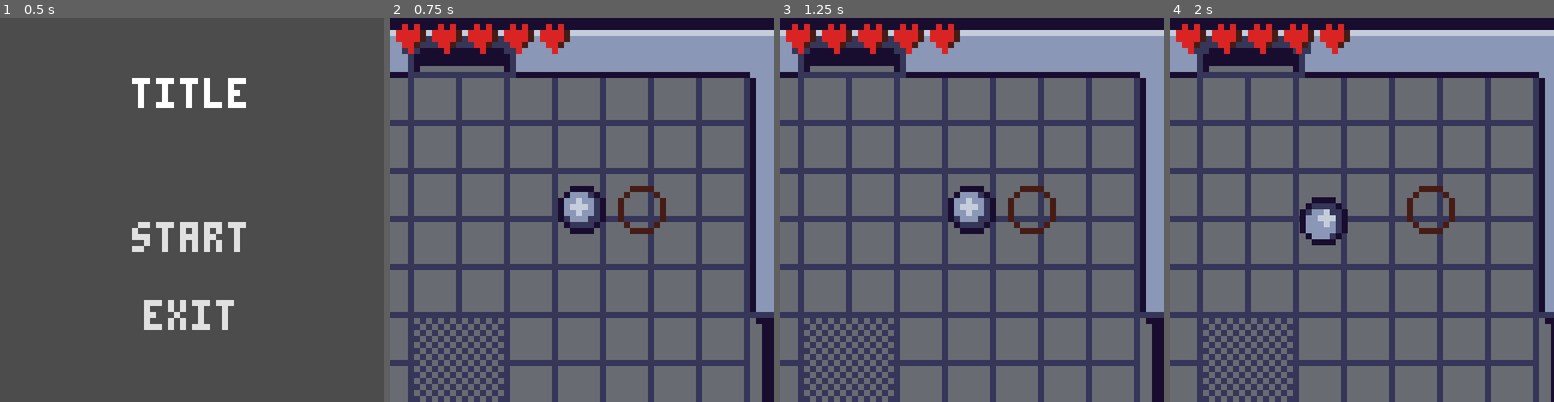
Above: before the commit, frames 1-4 (left to right).
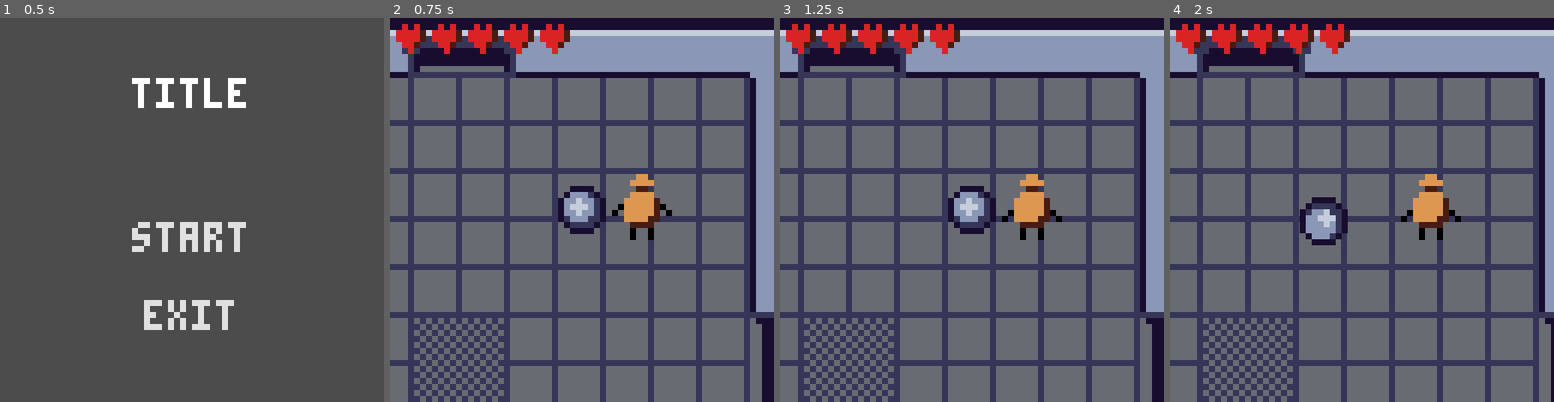
Above: after the commit, the same moments.

Repository: svntax/LowRezJam2020
Game: Godot game, scene res://Main.tscn
Two runs of this game, one before a commit and one after it. Both use one fixed random seed, a clock stepped at 60 frames per second and the inputs below.
Inputs (mouse positions are in pixels of both pictures, inside the frame that each line leads up to):
- Up to frame 1 (0.5 s): no input
- Up to frame 2 (0.75 s): click "START" at 0.5 s
- Up to frame 3 (1.25 s): no input
- Up to frame 4 (2 s): move the mouse to (1446, 190) at 1.27 s; click (1446, 190) at 1.35 s

Frame 1 is identical in both runs. In frame 2, 1.5% of the frame differs, in the area x 57-74%, y 40-58%; in frame 3, 1.5%; in frame 4, 1.5%.

Commit message:
Added basic enemy AI with animations.

Diff:
--- a/Enemies/PoolBallEnemy.gd
+++ b/Enemies/PoolBallEnemy.gd
@@ -1,26 +1,104 @@
 extends KinematicBody2D
 
 const STOP_THRESHOLD = 0.0015
+const WALK_SPEED = 0.1
 onready var damping = 0.95
 onready var velocity : Vector2 = Vector2()
 onready var reflected_velocity : Vector2 = Vector2()
+
+enum States {IDLE, WALK, CHARGE, ROLL}
+onready var state = States.IDLE
+
+onready var roll_sprite = $Roll
+onready var idle_sprite = $Idle
+onready var walk_sprite = $Walk
+onready var animation_player = $AnimationPlayer
+onready var walk_duration_timer = $WalkDurationTImer
+onready var walk_trigger_timer = $WalkTriggerTimer
+
+func _ready():
+	walk_trigger_timer.wait_time = rand_range(1, 4)
+	walk_trigger_timer.start()
+	set_state(States.IDLE)
 
 func _physics_process(_delta):
 	var collision = move_and_collide(velocity + reflected_velocity)
 	if collision:
 		velocity = velocity.bounce(collision.normal)
 
-	velocity *= damping
+	if state == States.ROLL:
+		velocity *= damping
 
 	if velocity.length() <= STOP_THRESHOLD:
 		velocity.x = 0
 		velocity.y = 0
 
+	state_logic()
+
 	if reflected_velocity.length() > 0:
 		reflected_velocity = reflected_velocity.linear_interpolate(Vector2.ZERO, 0.12)
 
+func state_logic():
+	if state == States.IDLE:
+		if velocity.length() > 0:
+			set_state(States.WALK)
+	elif state == States.WALK:
+		if velocity.x == 0 and velocity.y == 0:
+			set_state(States.IDLE)
+	elif state == States.CHARGE:
+		pass
+	elif state == States.ROLL:
+		if velocity.x == 0 and velocity.y == 0:
+			set_state(States.IDLE)
+
+func enter_state(new_state):
+	match new_state:
+		States.IDLE:
+			set_velocity(Vector2.ZERO)
+			if animation_player.current_animation != "idle":
+				animation_player.play("idle", -1, 0.5)
+		States.WALK:
+			if animation_player.current_animation != "walk":
+				animation_player.play("walk")
+			walk_to_random()
+		States.CHARGE:
+			set_velocity(Vector2.ZERO)
+		States.ROLL:
+			animation_player.stop()
+			roll_sprite.show()
+			idle_sprite.hide()
+			walk_sprite.hide()
+
+func exit_state(previous_state):
+	if previous_state == States.ROLL:
+		roll_sprite.hide()
+
+func set_state(new_state):
+	var previous_state = state
+	exit_state(previous_state)
+	state = new_state
+	enter_state(new_state)
+
 func set_velocity(vel : Vector2) -> void:
-	velocity = vel
+	velocity.x = vel.x
+	velocity.y = vel.y
 
 func knockback(impulse : Vector2) -> void:
 	velocity += impulse
+	set_state(States.ROLL)
+
+func walk_to_random():
+	var angle = rand_range(0, 2 * PI)
+	var dir = Vector2(WALK_SPEED, 0).rotated(angle)
+	set_velocity(dir)
+	walk_duration_timer.wait_time = rand_range(0.5, 2)
+	walk_duration_timer.start()
+
+func _on_WalkTriggerTimer_timeout():
+	if state == States.IDLE:
+		set_state(States.WALK)
+	walk_trigger_timer.start()
+
+func _on_WalkDurationTImer_timeout():
+	if state == States.WALK:
+		set_state(States.IDLE)
--- a/Enemies/PoolBallEnemy.tscn
+++ b/Enemies/PoolBallEnemy.tscn
@@ -1,10 +1,109 @@
-[gd_scene load_steps=4 format=2]
+[gd_scene load_steps=9 format=2]
 
-[ext_resource path="res://Enemies/poolball_outline.png" type="Texture" id=1]
+[ext_resource path="res://Enemies/enemy_basic_roll.png" type="Texture" id=1]
+[ext_resource path="res://Enemies/enemy_basic.png" type="Texture" id=2]
 [ext_resource path="res://Enemies/PoolBallEnemy.gd" type="Script" id=3]
+[ext_resource path="res://Enemies/enemy_basic_walk.png" type="Texture" id=4]
 
 [sub_resource type="CircleShape2D" id=1]
-radius = 4.0
+radius = 3.5
+
+[sub_resource type="Animation" id=2]
+resource_name = "idle"
+length = 0.4
+loop = true
+tracks/0/type = "value"
+tracks/0/path = NodePath("Idle:visible")
+tracks/0/interp = 1
+tracks/0/loop_wrap = true
+tracks/0/imported = false
+tracks/0/enabled = true
+tracks/0/keys = {
+"times": PoolRealArray( 0 ),
+"transitions": PoolRealArray( 1 ),
+"update": 1,
+"values": [ true ]
+}
+tracks/1/type = "value"
+tracks/1/path = NodePath("Walk:visible")
+tracks/1/interp = 1
+tracks/1/loop_wrap = true
+tracks/1/imported = false
+tracks/1/enabled = true
+tracks/1/keys = {
+"times": PoolRealArray( 0 ),
+"transitions": PoolRealArray( 1 ),
+"update": 1,
+"values": [ false ]
+}
+tracks/2/type = "value"
+tracks/2/path = NodePath("Idle:frame")
+tracks/2/interp = 1
+tracks/2/loop_wrap = true
+tracks/2/imported = false
+tracks/2/enabled = true
+tracks/2/keys = {
+"times": PoolRealArray( 0, 0.1, 0.2, 0.3 ),
+"transitions": PoolRealArray( 1, 1, 1, 1 ),
+"update": 1,
+"values": [ 0, 1, 2, 3 ]
+}
+
+[sub_resource type="Animation" id=4]
+resource_name = "roll"
+
+[sub_resource type="Animation" id=3]
+resource_name = "walk"
+length = 0.4
+loop = true
+tracks/0/type = "value"
+tracks/0/path = NodePath("Idle:visible")
+tracks/0/interp = 1
+tracks/0/loop_wrap = true
+tracks/0/imported = false
+tracks/0/enabled = true
+tracks/0/keys = {
+"times": PoolRealArray( 0 ),
+"transitions": PoolRealArray( 1 ),
+"update": 1,
+"values": [ false ]
+}
+tracks/1/type = "value"
+tracks/1/path = NodePath("Walk:visible")
+tracks/1/interp = 1
+tracks/1/loop_wrap = true
+tracks/1/imported = false
+tracks/1/enabled = true
+tracks/1/keys = {
+"times": PoolRealArray( 0 ),
+"transitions": PoolRealArray( 1 ),
+"update": 1,
+"values": [ true ]
+}
+tracks/2/type = "value"
+tracks/2/path = NodePath("Walk:frame")
+tracks/2/interp = 1
+tracks/2/loop_wrap = true
+tracks/2/imported = false
+tracks/2/enabled = true
+tracks/2/keys = {
+"times": PoolRealArray( 0, 0.1, 0.2, 0.3 ),
+"transitions": PoolRealArray( 1, 1, 1, 1 ),
+"update": 1,
+"values": [ 0, 1, 2, 3 ]
+}
+tracks/3/type = "value"
+tracks/3/path = NodePath("Walk:position")
+tracks/3/interp = 1
+tracks/3/loop_wrap = true
+tracks/3/imported = false
+tracks/3/enabled = true
+tracks/3/keys = {
+"times": PoolRealArray( 0, 0.1, 0.2, 0.3 ),
+"transitions": PoolRealArray( 1, 1, 1, 1 ),
+"update": 1,
+"values": [ Vector2( 0, -2 ), Vector2( 0, -2 ), Vector2( 0, -1 ), Vector2( 0, -1 ) ]
+}
 
 [node name="PoolBallEnemy" type="KinematicBody2D"]
 script = ExtResource( 3 )
@@ -12,6 +111,34 @@
 [node name="Collision" type="CollisionShape2D" parent="."]
 shape = SubResource( 1 )
 
-[node name="Base" type="Sprite" parent="."]
+[node name="Roll" type="Sprite" parent="."]
+visible = false
 light_mask = 3
 texture = ExtResource( 1 )
+
+[node name="Idle" type="Sprite" parent="."]
+light_mask = 3
+position = Vector2( 0, -1 )
+texture = ExtResource( 2 )
+hframes = 4
+
+[node name="Walk" type="Sprite" parent="."]
+visible = false
+light_mask = 3
+position = Vector2( 0, -2 )
+texture = ExtResource( 4 )
+hframes = 4
+
+[node name="AnimationPlayer" type="AnimationPlayer" parent="."]
+anims/idle = SubResource( 2 )
+anims/roll = SubResource( 4 )
+anims/walk = SubResource( 3 )
+
+[node name="WalkTriggerTimer" type="Timer" parent="."]
+wait_time = 2.0
+one_shot = true
+
+[node name="WalkDurationTImer" type="Timer" parent="."]
+one_shot = true
+[connection signal="timeout" from="WalkTriggerTimer" to="." method="_on_WalkTriggerTimer_timeout"]
+[connection signal="timeout" from="WalkDurationTImer" to="." method="_on_WalkDurationTImer_timeout"]
Binary file added: Enemies/enemy_basic.png
Not shown, added: Enemies/enemy_basic.png.import
Binary file added: Enemies/enemy_basic_roll.png
Not shown, added: Enemies/enemy_basic_roll.png.import
Binary file added: Enemies/enemy_basic_walk.png
Not shown, added: Enemies/enemy_basic_walk.png.import
